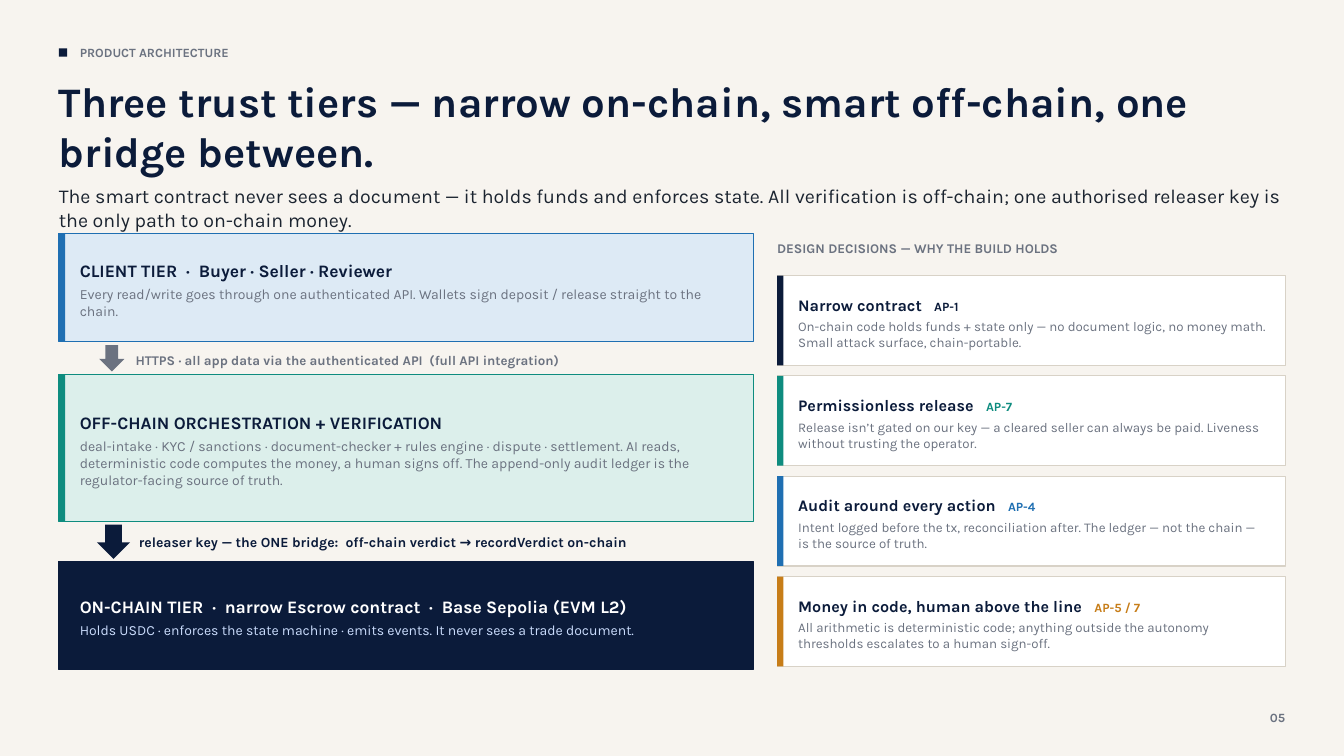
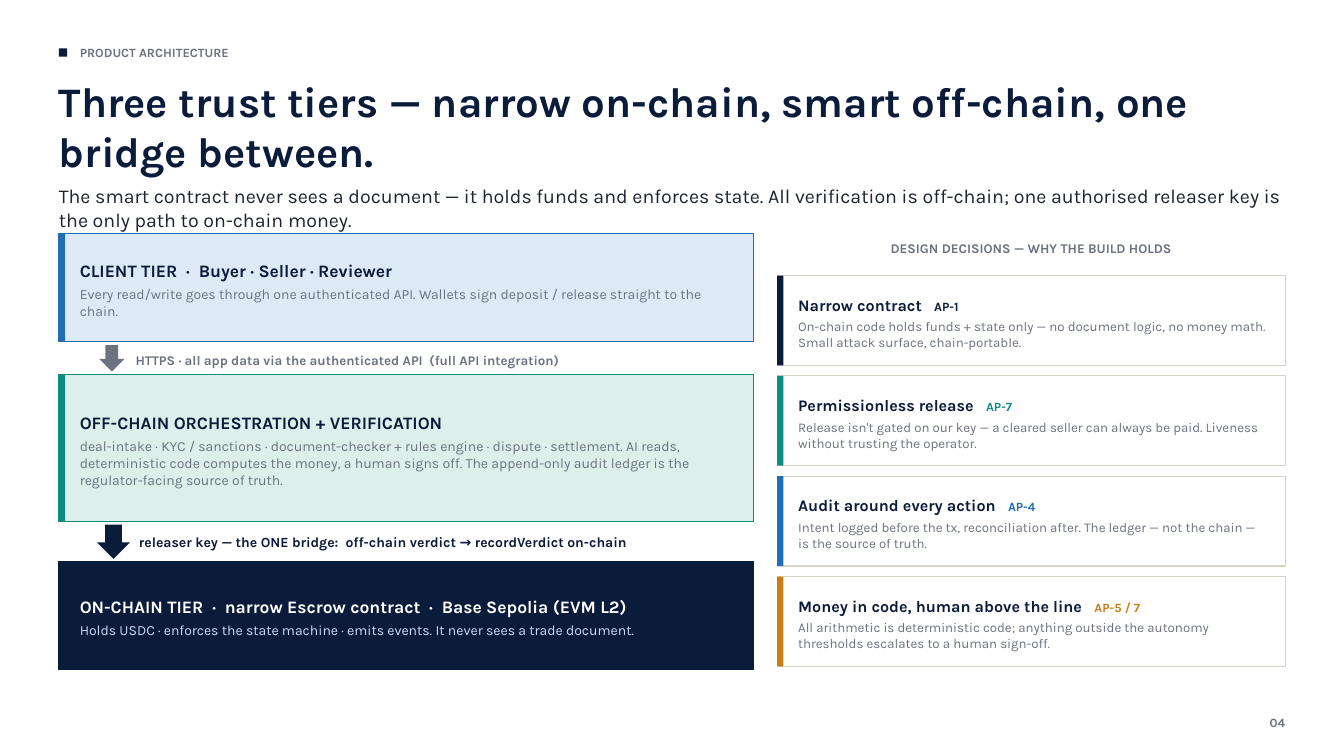
Before and after one commit to nchengg/BlockMed, a slide deck: slide 5 of proposal/Pitch-Deck-Official.pptx. Drawn at 1344x756 pixels with LibreOffice and Linux fonts; fonts in the diff are those of the drawing. Boxes give left, top, right and bottom in pixels: in the first picture for what was removed or moved away, otherwise in the second. Text is boxed around its words. In the diff, an @@ line names an element or a change of style, - is before the commit and + after.

```diff
--- a/proposal/Pitch-Deck-Official.pptx
+++ b/proposal/Pitch-Deck-Official.pptx
@@ rectangle removed at <box>0,0,1344,756</box> @@
@@ text "DESIGN DECISIONS — WHY THE ..." at <box>891,244,1172,253</box>: alignment left to centre @@
@@ text at <box>798,423,1258,451</box>: text changed @@
-Release isn’t gated on our key — a cleared seller can always be paid. Liveness without trusting the operator.
+Release isn't gated on our key — a cleared seller can always be paid. Liveness without trusting the operator.
@@ text removed at <box>1270,713,1285,722</box> @@
-05
@@ text added at <box>1270,718,1285,727</box>, 9 pt, text #6B7280, bold @@
+04
```
Also in this commit, not shown: 13 other slides changed, 4 slides added.
